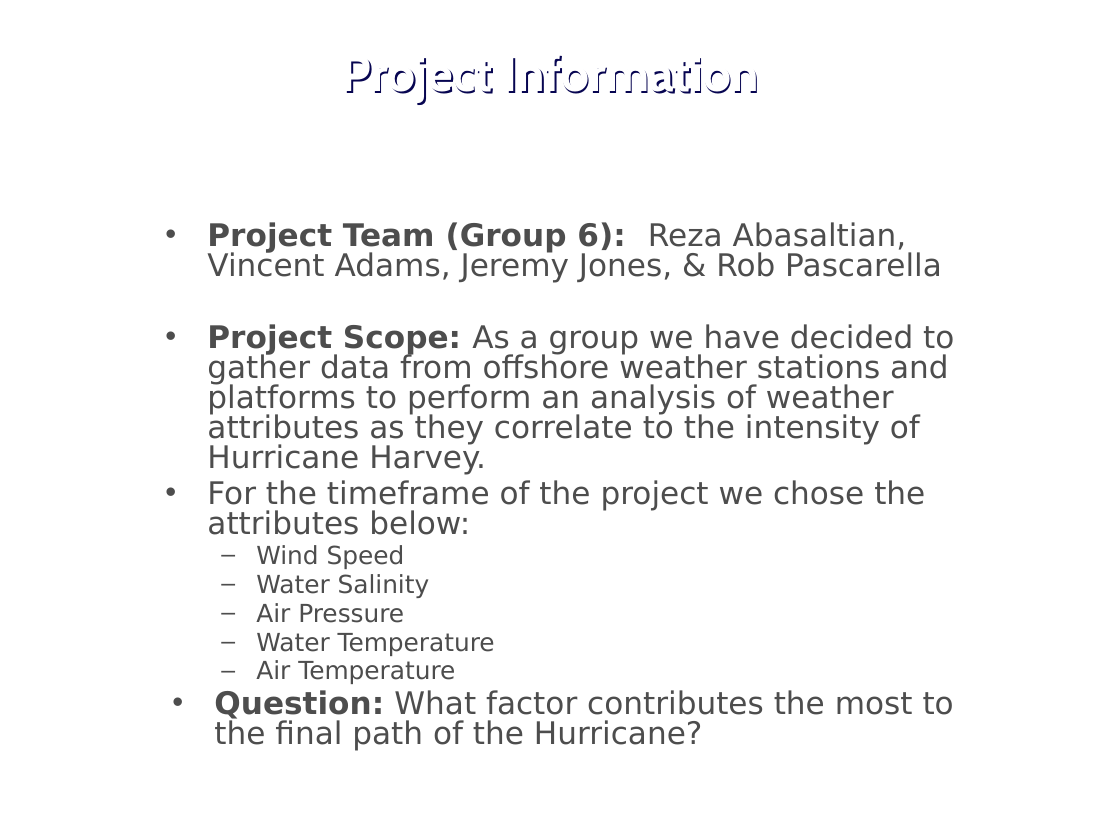
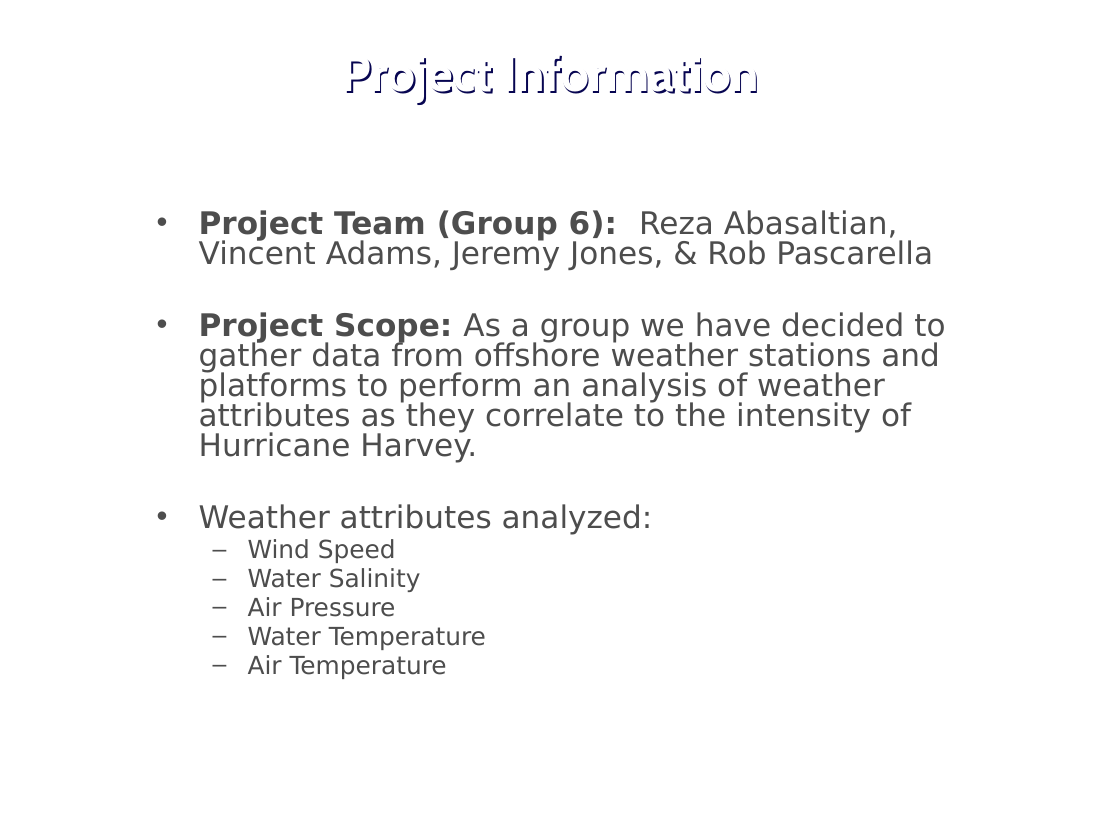
Before and after one commit to j1-aggie/Hurricane_Harvey_Analysis, a slide deck: slide 2 of Final Presentation.pptx. Drawn at 1120x840 pixels with LibreOffice and Linux fonts; fonts in the diff are those of the drawing; background and template pictures are left out. Boxes give left, top, right and bottom in pixels: in the first picture for what was removed or moved away, otherwise in the second. Text is boxed around its words. In the diff, an @@ line names an element or a change of style, - is before the commit and + after.

```diff
--- a/Final Presentation.pptx
+++ b/Final Presentation.pptx
@@ text "Project Team (Group 6): Reza ...": place and size @@
-text "Project Team (Group 6): Reza ..." at box(207, 222, 954, 751)
+text "Project Team (Group 6): Reza ..." at box(199, 210, 945, 679)
@@ text at box(199, 504, 653, 535): text changed @@
-• For the timeframe of the project we chose the attributes below:
+• Weather attributes analyzed:
@@ text at box(214, 690, 954, 751): paragraph removed @@
-• Question: What factor contributes the most to the final path of the Hurricane?
```
Also in this commit, not shown: 9 other slides changed, 3 slides added.
